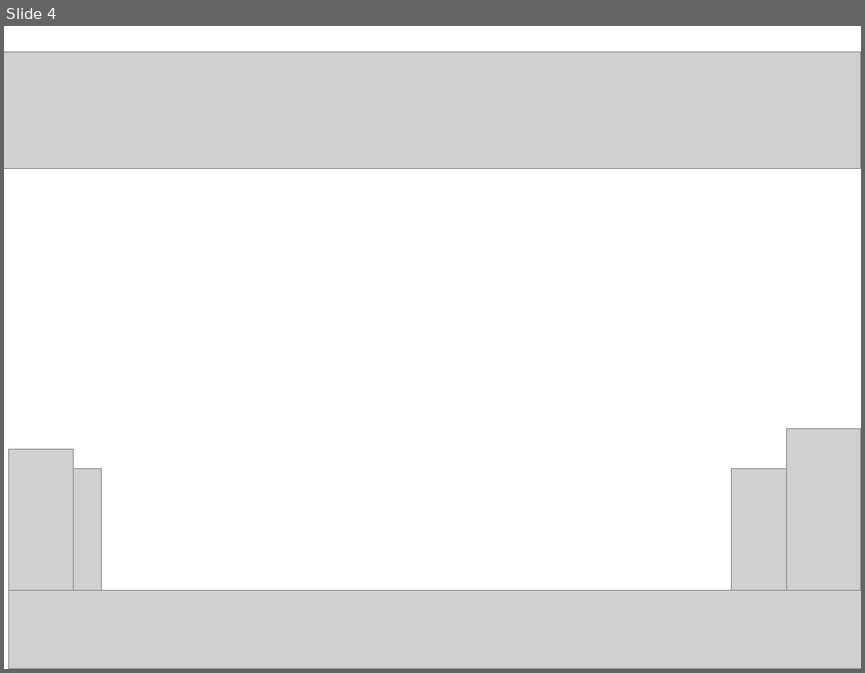
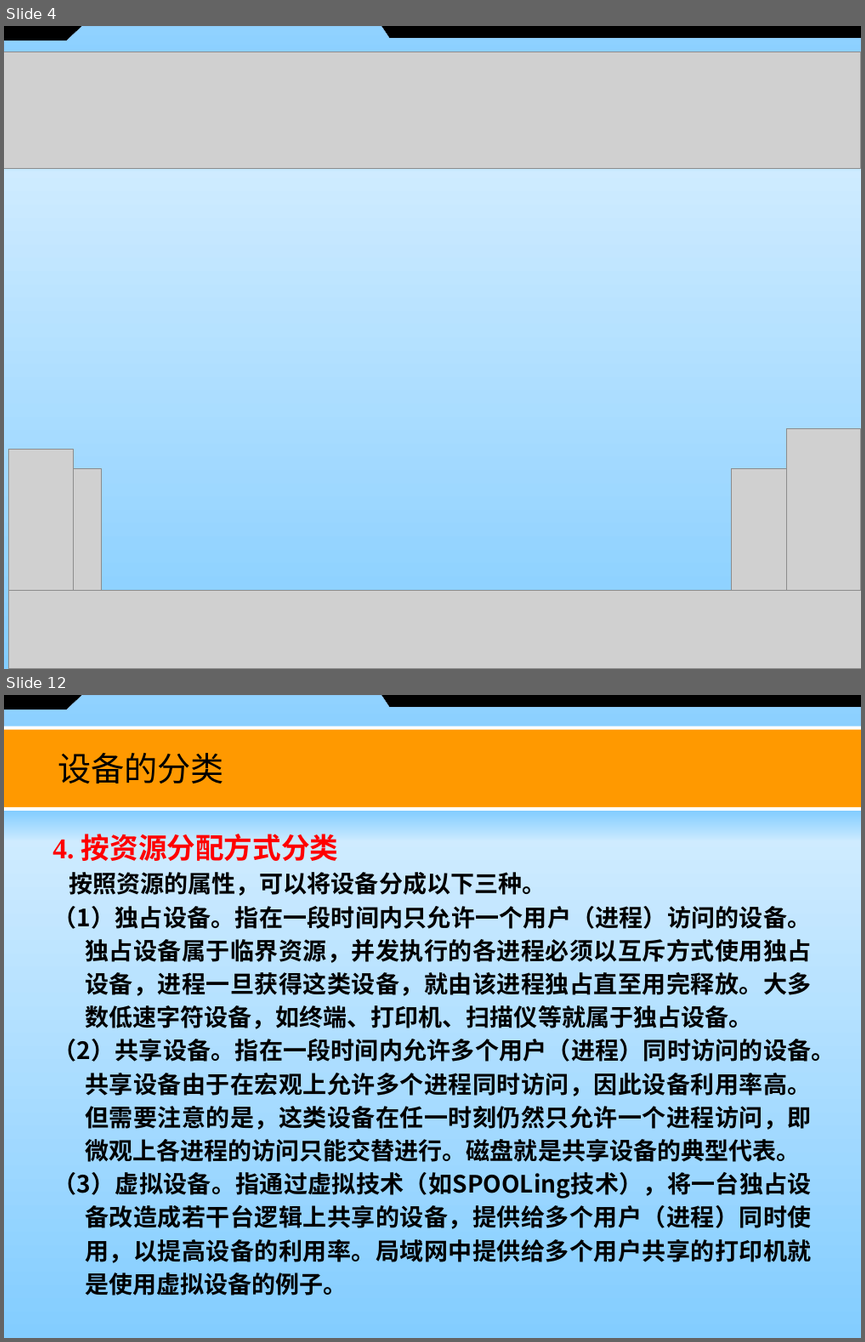
Before and after one commit to zeemeil/zeemeil.github.io, a slide deck: files/2025_2_OS/1015_OS_device.pptx. Shown one above the other, each under a label of ours: slide 4 before the commit, slides 4 and 12 after it; the slides between them are not shown. The pictures are 865x673 and 865x1342 pixels, drawn with LibreOffice and Linux fonts; fonts in the diff are those of the drawing; grey boxes stand for pictures; background and template pictures are left out. Boxes give left, top, right and bottom in pixels: in the first picture for what was removed or moved away, otherwise in the second. Text is boxed around its words. In the diff, an @@ line names an element or a change of style, - is before the commit and + after.

```diff
--- a/files/2025_2_OS/1015_OS_device.pptx
+++ b/files/2025_2_OS/1015_OS_device.pptx
@@ slide 12 added at (4,695,861,1338), background #000000; not listed: 6 template elements that a slide beside it also shows @@
@@ title added at (58,753,224,783), 28 pt, text #000000 @@
+设备的分类
@@ text added at (52,834,834,1295), 20 pt, text #000000, bold @@
+4. 按资源分配方式分类
+按照资源的属性，可以将设备分成以下三种。
+（1）独占设备。指在一段时间内只允许一个用户（进程）访问的设备。独占设备属于临界资源，并发执行的各进程必须以互斥方式使用独占设备，进程一旦获得这类设备，就由该进程独占直至用完释放。大多数低速字符设备，如终端、打印机、扫描仪等就属于独占设备。
+（2）共享设备。指在一段时间内允许多个用户（进程）同时访问的设备。共享设备由于在宏观上允许多个进程同时访问，因此设备利用率高。但需要注意的是，这类设备在任一时刻仍然只允许一个进程访问，即微观上各进程的访问只能交替进行。磁盘就是共享设备的典型代表。
+（3）虚拟设备。指通过虚拟技术（如SPOOLing技术），将一台独占设备改造成若干台逻辑上共享的设备，提供给多个用户（进程）同时使用，以提高设备的利用率。局域网中提供给多个用户共享的打印机就是使用虚拟设备的例子。
@@ slide 4 changed as well @@
@@ freeform shape added at (4,26,861,91), fill gradient #83CDFF to #98D3FF, outline #878FA5 0.1 pt @@
@@ rectangle added at (4,138,861,669), fill gradient #DEEFFF to #83CDFF @@
@@ rectangle added at (4,142,861,171), fill gradient #83CDFF to #D7ECFF @@
```
Also in this commit, not shown: 7 other slides changed, 103 other slides added, 103 slides removed, 11 other files.
